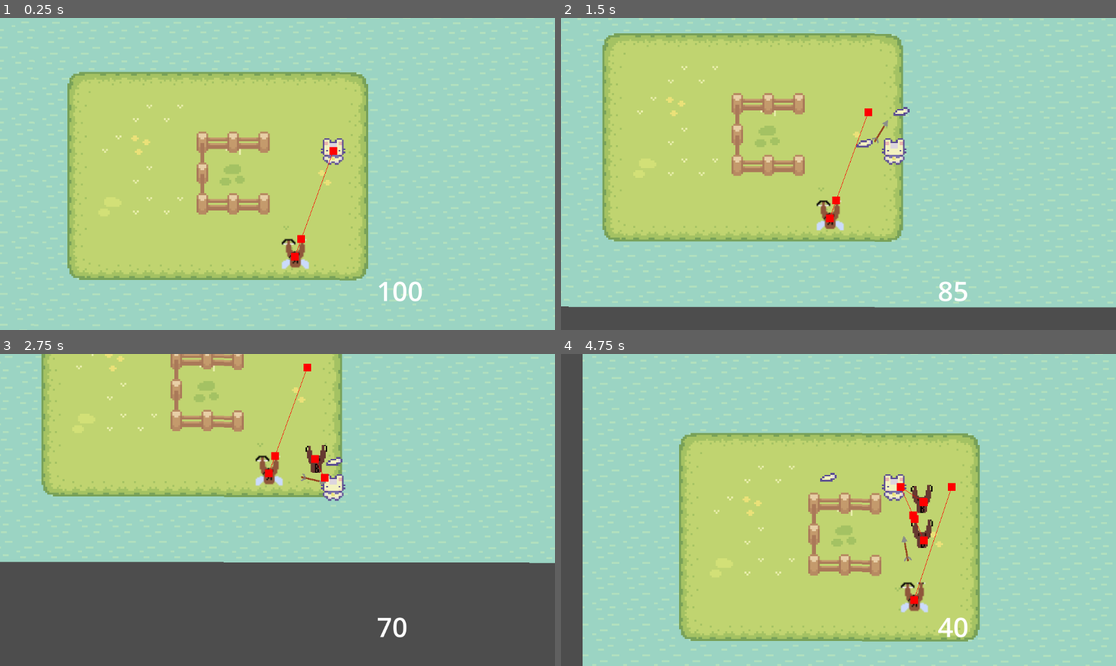
Above: before the commit, frames 1-4 (two rows, left to right).
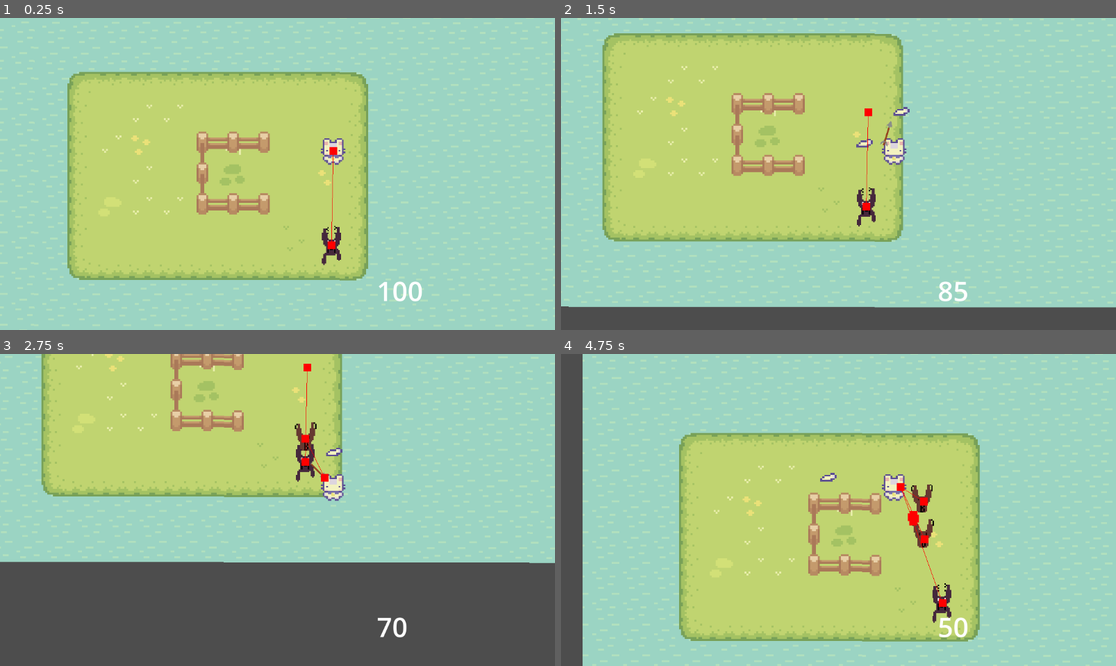
Above: after the commit, the same moments.

Repository: Nikmorking/war-of-impuls
Game: Godot game, scene res://сцены/node_2d.tscn
Two runs of this game, one before a commit and one after it. Both use one fixed random seed, a clock stepped at 60 frames per second and the inputs below.
Inputs (mouse positions are in pixels of both pictures, inside the frame that each line leads up to):
- Up to frame 1 (0.25 s): no input
- Up to frame 2 (1.5 s): tap Enter at 0.5 s; move the mouse to (960, 158) at 0.52 s; hold Right (ui_right) 0.53-1.28 s; click (960, 158) at 0.6 s; move the mouse to (727, 189) at 1.27 s; hold Down (ui_down) from 1.28 s (still down); click (727, 189) at 1.35 s
- Up to frame 3 (2.75 s): move the mouse to (333, 441) at 2.02 s; release Down (ui_down) at 2.03 s; hold Right (ui_right) from 2.03 s (still down); tap Space (spawn) at 2.1 s; click (333, 441) at 2.3 s
- Up to frame 4 (4.75 s): move the mouse to (810, 572) at 2.77 s; release Right (ui_right) at 2.78 s; hold Up (ui_up) 2.78-3.53 s; click (810, 572) at 2.85 s; move the mouse to (1005, 556) at 3.52 s; hold Left (ui_left) from 3.53 s (still down); click (1005, 556) at 3.6 s; move the mouse to (672, 463) at 4.27 s; tap Space (spawn) at 4.35 s; click (672, 463) at 4.55 s

The runs differ from the first frame. In frame 1, 0.7% of the frame differs, in the area x 50-62%, y 43-81%; in frame 2, 0.8%; in frame 3, 1.2%, in the area x 45-62%, y 5-43%; in frame 4, 1.1%.

Commit message:
mag
маг= лучник

Diff:
--- /dev/null
+++ b/nft/scripts/маг.gd
@@ -0,0 +1,52 @@
+extends "res://scripts/Basic_enemy.gd"
+
+
+
+var down = true
+
+func _ready() -> void:
+	nav = $NavigationAgent2D
+	get_player()
+
+
+func _process(delta: float) -> void:
+	if play:
+		if movi:
+			move_to_player(delta)
+			#$CollisionPolygon2D.disabled = false
+		else:
+			hit_player()
+		#$CollisionPolygon2D.disabled = true
+
+	pass
+
+
+func hit_player()->void:
+	if hit:
+		print(222)
+		shoot()
+		down = true
+		hit = false
+	else:
+		if down:
+			$Timer.start()
+			down = false
+	pass
+
+func shoot() -> void:
+	var pyl = load("res://сцены/стрела.tscn").instantiate()
+
+	get_tree().root.get_node("Node2D/Пули").add_child(pyl)
+	pyl.global_position = position
+	pyl.pos = player.position
+	pyl.look_at(player.position)
+	pass
+
+
+func call_down() -> void:
+	hit = true
+	pass # Replace with function body.
+
+func _on_player_restart() -> void:
+	position = start_pos
+	pass # Replace with function body.
--- a/nft/сцены/node_2d.tscn
+++ b/nft/сцены/node_2d.tscn
@@ -6,8 +6,8 @@
 [ext_resource type="Texture2D" uid="uid://vlknd2cx6mdb" path="res://asset/Tile/Fences.png" id="4_lyodw"]
 [ext_resource type="PackedScene" uid="uid://ciehno2dtgtce" path="res://сцены/player.tscn" id="5_dye2w"]
 [ext_resource type="Script" path="res://scripts/spawner.gd" id="7_kly5t"]
+[ext_resource type="PackedScene" uid="uid://c07orr4dvp474" path="res://сцены/Маг.tscn" id="8_j2dlb"]
 [ext_resource type="Texture2D" uid="uid://b5mamcyhk8x80" path="res://asset/Чёрный_квадрат.PNG" id="8_twdo3"]
-[ext_resource type="PackedScene" uid="uid://b088uqy5qe8w0" path="res://сцены/лучник.tscn" id="9_ekwph"]
 
 [sub_resource type="TileSetAtlasSource" id="TileSetAtlasSource_6cvji"]
 texture = ExtResource("1_gpw7w")
@@ -261,9 +261,6 @@
 position = Vector2(301, 305)
 script = ExtResource("7_kly5t")
 
-[node name="Лучник" parent="." instance=ExtResource("9_ekwph")]
-position = Vector2(282, 323)
-
 [node name="UI" type="CanvasLayer" parent="."]
 
 [node name="Label" type="Label" parent="UI"]
@@ -280,3 +277,6 @@
 position = Vector2(573, 299)
 scale = Vector2(1.92813, 1.175)
 texture = ExtResource("8_twdo3")
+
+[node name="маг" parent="." instance=ExtResource("8_j2dlb")]
+position = Vector2(301, 317)
--- /dev/null
+++ b/nft/сцены/Маг.tscn
@@ -0,0 +1,40 @@
+[gd_scene load_steps=4 format=3 uid="uid://c07orr4dvp474"]
+
+[ext_resource type="Texture2D" uid="uid://cqcvb3eymgtxv" path="res://asset/маг.png" id="1_eufb3"]
+[ext_resource type="Script" path="res://scripts/маг.gd" id="1_recxx"]
+
+[sub_resource type="CircleShape2D" id="CircleShape2D_hih16"]
+radius = 81.4286
+
+[node name="маг" type="CharacterBody2D"]
+scale = Vector2(0.7, 0.7)
+script = ExtResource("1_recxx")
+SPEED = 60
+
+[node name="Маг" type="Sprite2D" parent="."]
+texture_filter = 1
+texture = ExtResource("1_eufb3")
+
+[node name="CollisionPolygon2D" type="CollisionPolygon2D" parent="."]
+scale = Vector2(1, 1)
+polygon = PackedVector2Array(-6, 15, -5.71429, 11.4286, -4, 7, -4, 1, -5, -6, -4, -10, -3, -2, 1, -2, 5, -9, 6, -2, 3, 3, 6, 9, 6, 11, 2, 6, -2, 8, -4, 9)
+
+[node name="Area2D" type="Area2D" parent="."]
+
+[node name="CollisionShape2D" type="CollisionShape2D" parent="Area2D"]
+shape = SubResource("CircleShape2D_hih16")
+
+[node name="NavigationAgent2D" type="NavigationAgent2D" parent="."]
+path_desired_distance = 0.1
+avoidance_enabled = true
+radius = 57.0
+neighbor_distance = 15298.9
+max_neighbors = 20
+avoidance_mask = 3
+debug_enabled = true
+
+[node name="Timer" type="Timer" parent="."]
+
+[connection signal="body_entered" from="Area2D" to="." method="_on_area_2d_body_entered"]
+[connection signal="body_exited" from="Area2D" to="." method="_on_area_2d_body_exited"]
+[connection signal="timeout" from="Timer" to="." method="call_down"]
Binary file added: nft/asset/маг.png
Not shown, added: nft/asset/маг.png.import
